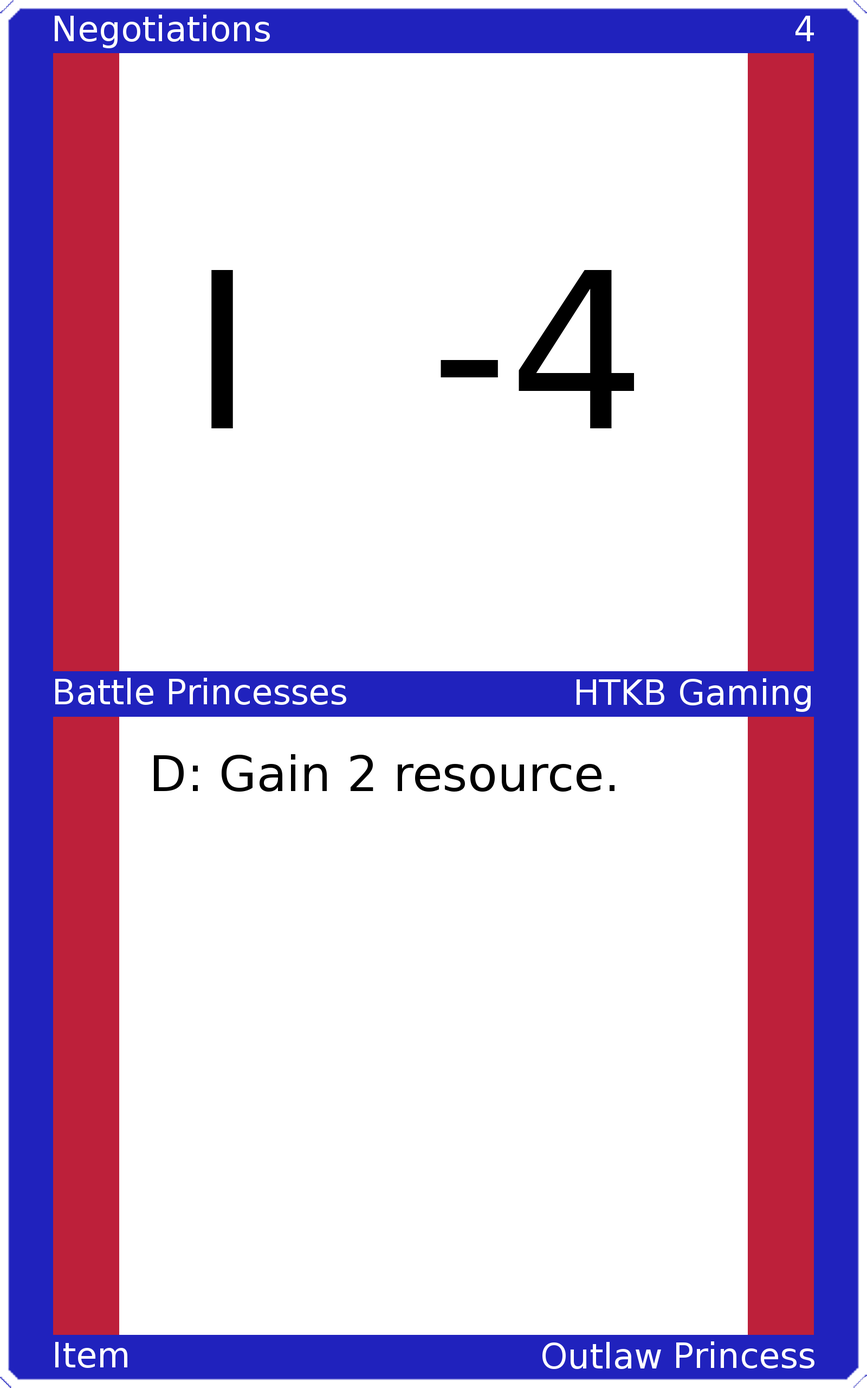
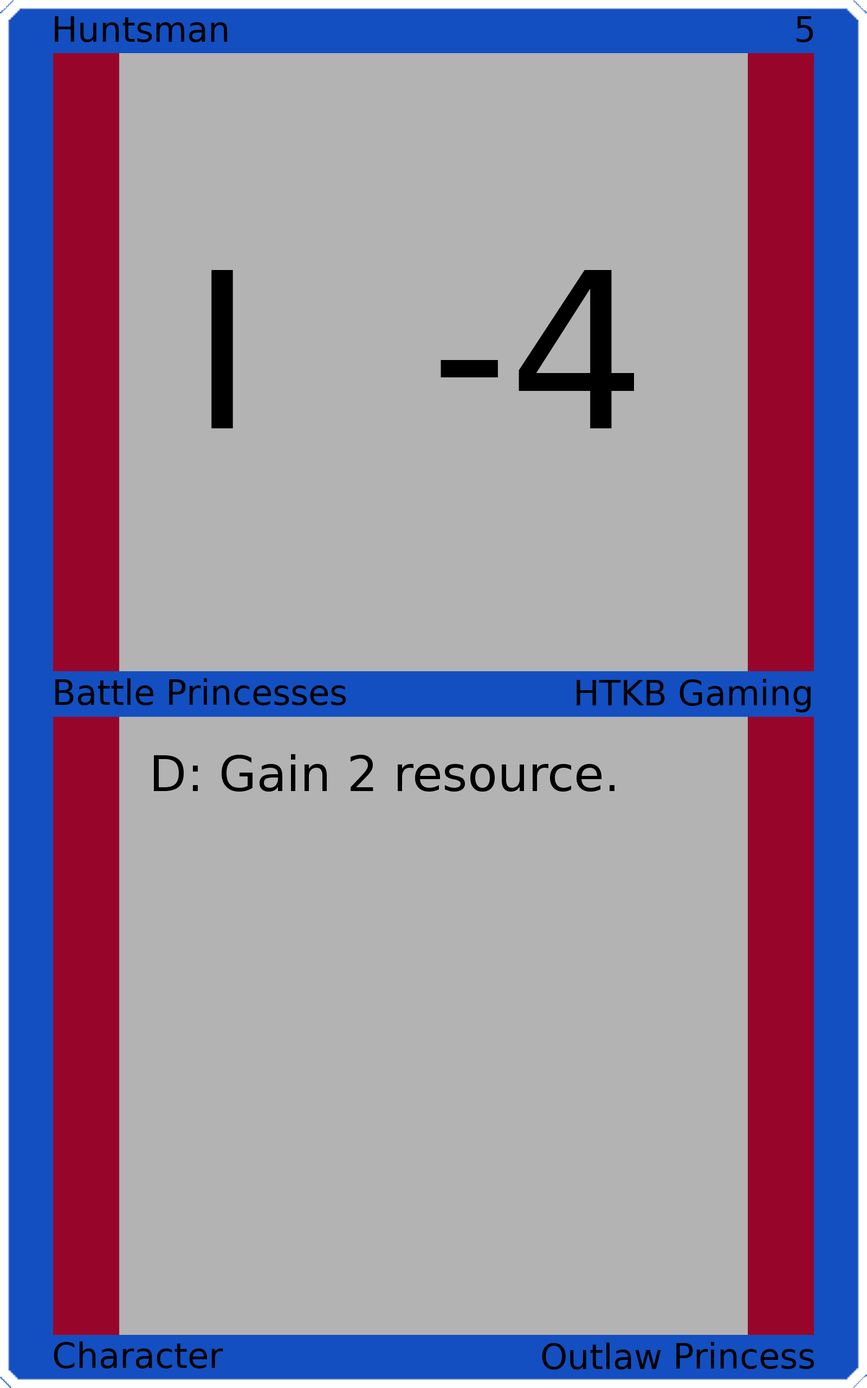
The second 867x1388 image is a revision of the first. Changes to its layers:
painted on "Upper Left" over bbox(54, 14, 270, 49)
painted on "Upper Right" over bbox(795, 15, 815, 43)
painted on "Mid Left" over bbox(55, 677, 347, 706)
painted on "Mid Right" over bbox(576, 678, 811, 713)
painted on "Bottom Left" over bbox(53, 1340, 224, 1369)
painted on "Bottom Right" over bbox(542, 1340, 815, 1370)
painted on "Border" over bbox(0, 0, 867, 1388)
painted on "Top Background" over bbox(119, 52, 748, 673)
painted on "Bottom Background" over bbox(119, 715, 748, 1336)
painted on "Background" over bbox(35, 35, 832, 1352)
